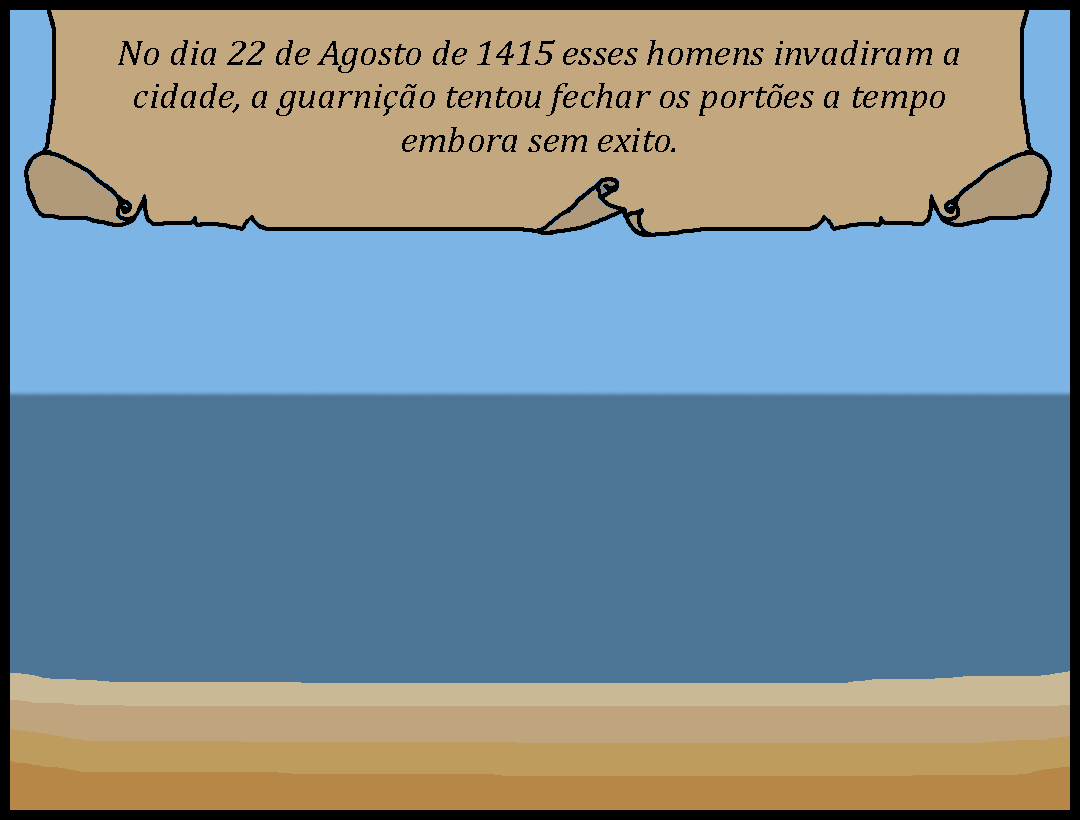
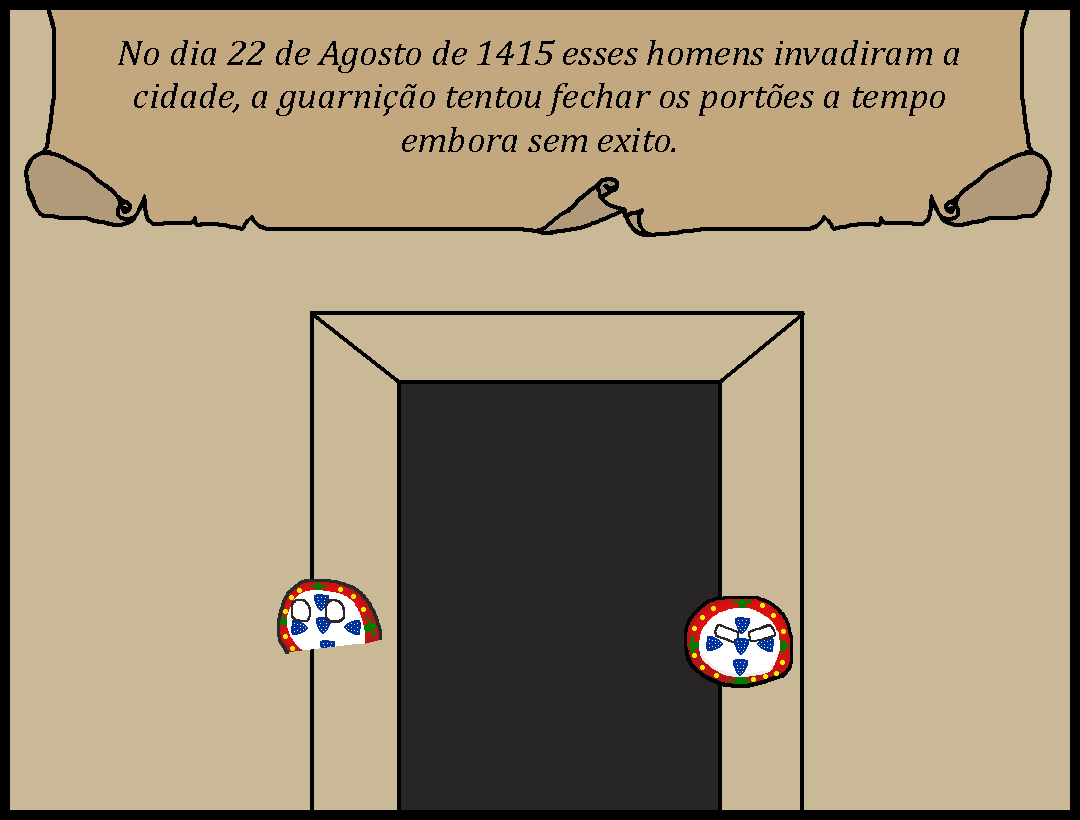
Two versions of the same layered image (1080×820). Layer-by-layer changes:
added layer "Layer 9" above "Layer 5" over [684, 596, 793, 688]
added layer "Layer 5" above "Layer 4" over [277, 579, 382, 654]
moved "Layer 4" above "Layer 3", painted on it over [10, 10, 1070, 810]
hid "Layer 3" over [10, 671, 1070, 810]
